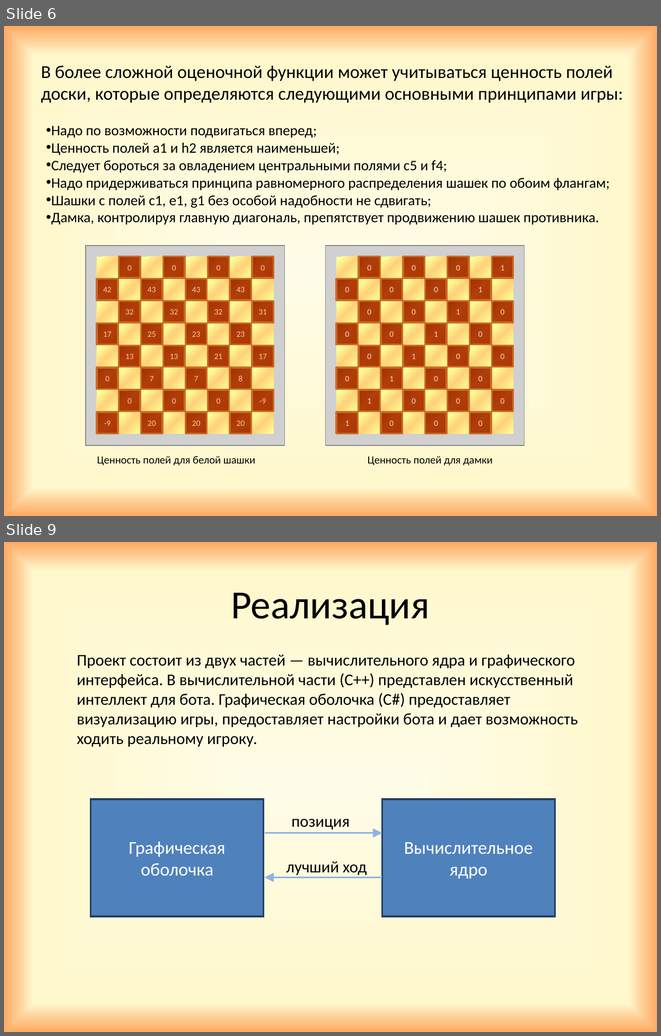
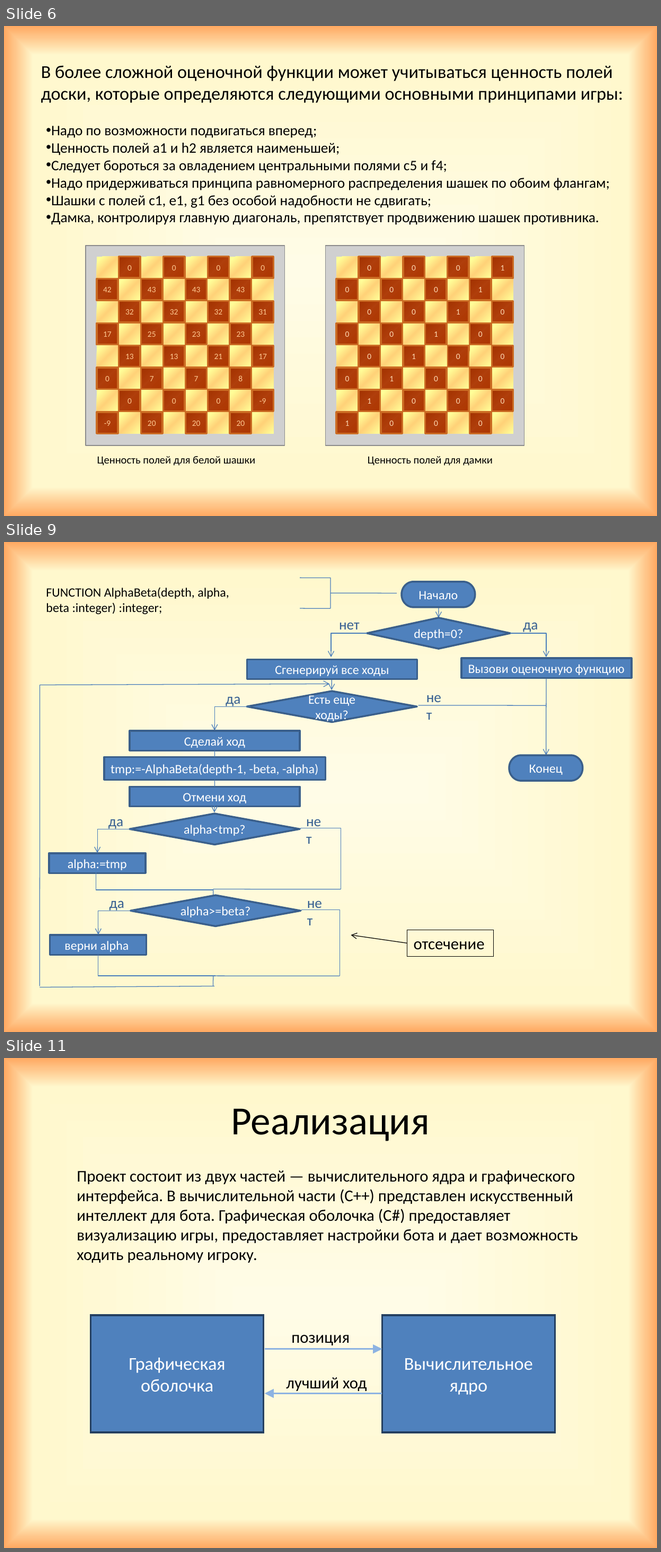
Before and after one commit to GrachevaElena/Checkers, a slide deck: Project.pptx. Shown one above the other, each under a label of ours: slides 6 and 9 before the commit, slides 6, 9 and 11 after it; the slides between them are not shown. The pictures are 661x1036 and 661x1552 pixels, drawn with LibreOffice and Linux fonts; fonts in the diff are those of the drawing; grey boxes stand for pictures. Boxes give left, top, right and bottom in pixels: in the first picture for what was removed or moved away, otherwise in the second. Text is boxed around its words. In the diff, an @@ line names an element or a change of style, - is before the commit and + after.

```diff
--- a/Project.pptx
+++ b/Project.pptx
@@ slide 9 added at (4,542,657,1032), background gradient #FFFCE7 to #FFF8CD to #FFA861 @@
@@ group added at (40,578,632,987): 13 lines, 9 texts, 8 rectangles, 6 arrows, 5 elbow arrows, 4 diamonds, 4 elbow lines, 2 pill shapes @@
+depth=0?
+да
+нет
+Вызови оценочную функцию
+alpha:=tmp
+Есть еще ходы?
+нет
+да
+Сгенерируй все ходы
+Сделай ход
+tmp:=-AlphaBeta(depth-1, -beta, -alpha)
+Отмени ход
+alpha<tmp?
+нет
+да
+Начало
+Конец
+FUNCTION AlphaBeta(depth, alpha, beta :integer) :integer;
+верни alpha
+alpha>=beta?
+нет
+да
+отсечение
@@ what was slide 9 is now slide 11 @@
```
Also in this commit, not shown: 4 slides changed, 2 other slides added, 1 other file.
